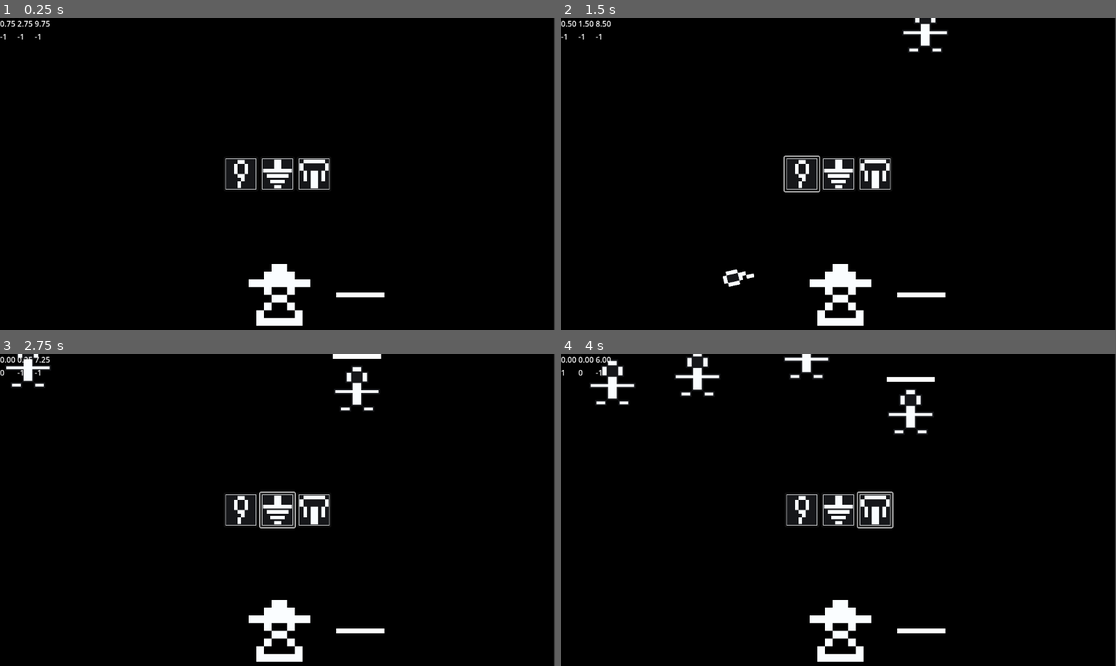
Above: before the commit, frames 1-4 (two rows, left to right).
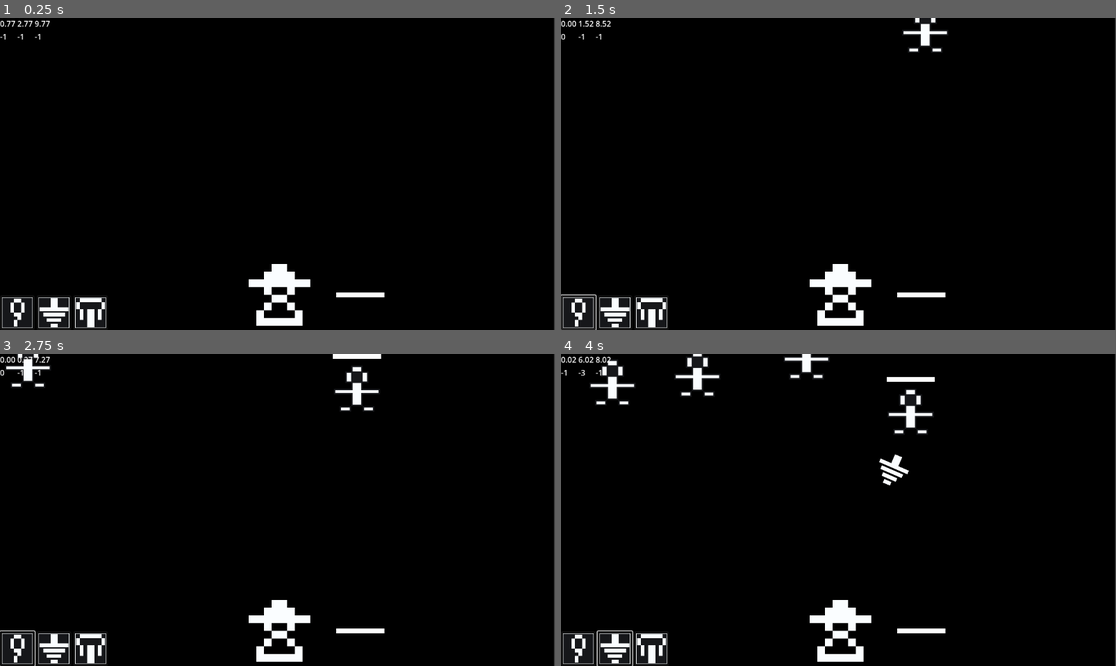
Above: after the commit, the same moments.

Repository: ThomasApplewhite/FIREBALL-Prototype
Game: Godot game, scene res://Source/Utils/dev_scene.tscn
Two runs of this game, one before a commit and one after it. Both use one fixed random seed, a clock stepped at 60 frames per second and the inputs below.
Inputs (mouse positions are in pixels of both pictures, inside the frame that each line leads up to):
- Up to frame 1 (0.25 s): no input
- Up to frame 2 (1.5 s): click (799, 174) at 0.52 s; click (577, 311) at 1.27 s
- Up to frame 3 (2.75 s): click (277, 510) at 2.02 s
- Up to frame 4 (4 s): click (616, 647) at 2.77 s; click (877, 510) at 3.52 s

The runs differ from the first frame. In frame 1, 3.4% of the frame differs, in the area x 0-60%, y 0-100%; in frame 2, 3.9%; in frame 3, 3.7%; in frame 4, 4.0%, in the area x 0-63%, y 0-100%.

Commit message:
SpellProvider refactor into multiple nodes

Diff:
--- a/Source/DebugUtils/spell_provider_cooldown_display.gd
+++ b/Source/DebugUtils/spell_provider_cooldown_display.gd
@@ -17,10 +17,10 @@
 	var time_remaining
 	var stacks
 	var time_left = spell_provider.cooldown_timer.get_time_left()
-	var time_max = spell_provider.cooldown_timer_max
+	var time_max = spell_provider.cooldown_timer.cooldown_timer_max
 
-	for i in spell_provider.spell_cooldowns.size():
-		var cooldown = spell_provider.spell_cooldowns[i]
+	for i in spell_provider.get_cooldowns().size():
+		var cooldown = spell_provider.get_cooldowns()[i]
 		var base_cooldown = spell_provider.spell_datas[i].spell_cooldown
 
 		if(cooldown < 0):
@@ -33,7 +33,7 @@
 		time_remaining = 0 if time_remaining <= 0 else time_remaining
 
 		cool_labels[i].text = "%.2f" % time_remaining
-		stack_labels[i].text = "%d" % spell_provider.get_spell_stacks(i)
+		stack_labels[i].text = "%d" % spell_provider.cooldown_timer.get_spell_stacks(i)
 
 
 func enable_debug_display(new_spell_provider):
@@ -43,7 +43,7 @@
 	display_enabled = true
 
 func generate_display_text():
-	var spell_count = spell_provider.spell_cooldowns.size()
+	var spell_count = spell_provider.cooldowns.size()
 	cool_labels.resize(spell_count)
 	stack_labels.resize(spell_count)
 	grid_container.columns = spell_count
--- /dev/null
+++ b/Source/SpellProvider/spell_button_grid_container.gd
@@ -0,0 +1,30 @@
+extends GridContainer
+
+var spell_buttons : Array[Button]
+
+# Called when the node enters the scene tree for the first time.
+func _ready():
+	pass # Replace with function body.
+
+
+# Called every frame. 'delta' is the elapsed time since the previous frame.
+func _process(delta):
+	pass
+
+# spell_datas is an array of spell data resources
+# spell_button_bind is a callable method handle.
+# That's the method that will be called when a spell button is pressed
+func init_buttons(spell_datas, spell_button_bind):
+	var spell_count = spell_datas.size()
+	columns = spell_count
+	# spell_cooldowns.resize(spell_datas.size())
+	# the fact that this loop naturally goes from 0 to bound-1 is WILD to me
+	for i in spell_count:
+		var new_button = Button.new()
+		new_button.set_custom_minimum_size(new_button.size)
+		new_button.icon = spell_datas[i].spell_icon
+		new_button.mouse_filter = Button.MOUSE_FILTER_STOP
+		# this is how you capture variables for signal arguments outside
+		# of defining the args for the signal itself
+		new_button.pressed.connect(spell_button_bind.bind(i))
+		add_child(new_button)
--- /dev/null
+++ b/Source/SpellProvider/spell_button_grid_container.tscn
@@ -0,0 +1,13 @@
+[gd_scene load_steps=2 format=3 uid="uid://5llp4orwvhsj"]
+
+[ext_resource type="Script" path="res://Source/SpellProvider/spell_button_grid_container.gd" id="1_j6b8e"]
+
+[node name="SpellButtonGridContainer" type="GridContainer"]
+anchors_preset = 2
+anchor_top = 1.0
+anchor_bottom = 1.0
+offset_top = -40.0
+offset_right = 40.0
+grow_vertical = 0
+mouse_filter = 2
+script = ExtResource("1_j6b8e")
--- /dev/null
+++ b/Source/SpellProvider/spell_cooldown_timer.gd
@@ -0,0 +1,56 @@
+extends Timer
+
+var base_cooldowns :Array [float]
+var cooldowns : Array[float]
+var cooldown_reductions : Array[float]
+
+# Timer max will be the starting point for timer loops
+# Timers will automatically loop if reduced below cooldown_min to avoid
+# undefined behavior with small timer wait times
+const cooldown_timer_max = 1000
+const reduced_cooldown_min = 5
+
+# Called when the node enters the scene tree for the first time.
+func _ready():
+	timeout.connect(_on_timer_timeout)
+
+
+func start_cooldown_timer():
+	start(cooldown_timer_max)
+
+
+func init_cooldowns(array_size : int, new_base : Array[float], new_reductions : Array[float]):
+	base_cooldowns = new_base
+	cooldown_reductions = new_reductions
+	cooldowns.resize(array_size)
+	for i in array_size:
+		cooldowns[i] = cooldown_timer_max - base_cooldowns[i]
+
+
+func get_spell_stacks(index : int) -> int:
+	return floor((cooldowns[index] - get_time_left()) / base_cooldowns[index])
+
+
+func reduce_all_spell_cooldowns(cooldown_reduction : float):
+	var new_time = get_time_left() - cooldown_reduction
+	if new_time > reduced_cooldown_min:
+		start(new_time)
+	else:
+		loop_spell_timer(new_time)
+
+
+func loop_spell_timer(timer_carryover : float):
+	var loop_time = cooldown_timer_max + timer_carryover
+	for i in cooldowns.size():
+		cooldowns[i] += loop_time
+	start(loop_time)
+
+
+func adjust_cooldowns_from_spell_cast(index : int):
+	# Subtracting the global reduction prevents from making themselves cooldown faster
+	cooldowns[index] -= base_cooldowns[index] - cooldown_reductions[index]
+	reduce_all_spell_cooldowns(cooldown_reductions[index])
+
+
+func _on_timer_timeout():
+	loop_spell_timer(0.0)
--- /dev/null
+++ b/Source/SpellProvider/spell_cooldown_timer.tscn
@@ -0,0 +1,6 @@
+[gd_scene load_steps=2 format=3 uid="uid://wr8iy48boafo"]
+
+[ext_resource type="Script" path="res://Source/SpellProvider/spell_cooldown_timer.gd" id="1_byamt"]
+
+[node name="SpellCooldownTimer" type="Timer"]
+script = ExtResource("1_byamt")
--- a/Source/SpellProvider/spell_provider.gd
+++ b/Source/SpellProvider/spell_provider.gd
@@ -8,93 +8,48 @@
 var debug_enable_cooldowns_display = false
 
 @onready
-var grid_container = $GridContainer
+var grid_container = $SpellButtonGridContainer
 @onready
-var cooldown_timer = $Timer
+var cooldown_timer = $SpellCooldownTimer
 
-const cooldown_timer_max = 1000
-const reduced_cooldown_min = 5
 
-var selected_spell_index : int
-var spell_cooldowns : Array[float]
 
-# Called when the node enters the scene tree for the first time.
+var spell_index : int
+var cooldowns : Array[float]:
+	get = get_cooldowns
+
+
 func _ready():
-	selected_spell_index = starting_spell_index
-	# timer starts before buttons are made so that timer.time_left is not 0
-	cooldown_timer.start(cooldown_timer_max)
-	init_buttons()
-
+	spell_index = starting_spell_index
+	grid_container.init_buttons(spell_datas, spell_button_pressed)
+	init_cooldown_timer()
+	cooldown_timer.start_cooldown_timer()
 	if debug_enable_cooldowns_display:
 		$SpellProviderCooldownDisplay.enable_debug_display(self)
 
-func init_buttons():
-	grid_container.columns = spell_datas.size()
-	spell_cooldowns.resize(spell_datas.size())
-	# the fact that this loop naturally goes from 0 to bound-1 is WILD to me
-	for i in spell_datas.size():
-		var new_button = Button.new()
-		new_button.set_custom_minimum_size(new_button.size)
-		new_button.icon = spell_datas[i].spell_icon
-		new_button.mouse_filter = Button.MOUSE_FILTER_STOP
-		# this is how you capture variables for signal arguments outside
-		# of defining the args for the signal itself
-		new_button.pressed.connect(spell_button_pressed.bind(i))
-		grid_container.add_child(new_button)
+func init_cooldown_timer():
+	var base : Array[float]
+	var reduce : Array[float]
+	var size = spell_datas.size()
+	base.resize(size)
+	reduce.resize(size)
+	for i in size:
+		base[i] = spell_datas[i].spell_cooldown
+		reduce[i] = spell_datas[i].global_cooldown_reduction
+	cooldown_timer.init_cooldowns(size, base, reduce)
 
-		spell_cooldowns[i] = get_initial_spell_cooldown_time(spell_datas[i].spell_cooldown)
+func get_cooldowns() -> Array[float]:
+	return cooldown_timer.cooldowns
+
+
+func cast_selected_spell() -> PackedScene:
+	if cooldown_timer.get_time_left() >= cooldowns[spell_index]:
+		return null
+
+	cooldown_timer.adjust_cooldowns_from_spell_cast(spell_index)
+	return spell_datas[spell_index].packed_spell
+
 
 func spell_button_pressed(index : int):
-	selected_spell_index = index
+	spell_index = index
 	print("Spell Select Button %d pressed" % index)
-
-func get_initial_spell_cooldown_time(base_cooldown : float) -> float:
-	return cooldown_timer.get_time_left() - base_cooldown
-
-func get_spell_cooldown_time(base_cooldown : float, current_cooldown : float) -> float:
-	return current_cooldown - base_cooldown
-
-func get_spell_stacks(spell_index : int) -> int:
-	var cooldown = spell_cooldowns[spell_index]
-	var time_left = cooldown_timer.get_time_left()
-	var base_cooldown = spell_datas[spell_index].spell_cooldown
-	return floor((cooldown - time_left) / base_cooldown)
-
-func reduce_all_spell_cooldowns(cooldown_reduction : float):
-	var new_time = cooldown_timer.get_time_left() - cooldown_reduction
-
-	if new_time > reduced_cooldown_min:
-		cooldown_timer.start(new_time)
-	else:
-		# force a timer loop
-		# this avoids restarting timers with a low wait time, which
-		# could cause strange behavior
-		loop_spell_timer(new_time)
-
-func loop_spell_timer(timer_carryover : float):
-	for i in spell_cooldowns.size():
-		spell_cooldowns[i]  += cooldown_timer_max + timer_carryover
-
-	cooldown_timer.start(cooldown_timer_max - timer_carryover)
-
-func cast_selected_spell() -> PackedScene:
-	if cooldown_timer.get_time_left() < spell_cooldowns[selected_spell_index]:
-		var base_cool = spell_datas[selected_spell_index].spell_cooldown
-		var cur_cool = spell_cooldowns[selected_spell_index]
-		var new_cooldown = get_spell_cooldown_time(base_cool, cur_cool)
-		var global_cool = spell_datas[selected_spell_index].global_cooldown_reduction
-
-		spell_cooldowns[selected_spell_index] = new_cooldown - global_cool
-		reduce_all_spell_cooldowns(global_cool)
-
-		return spell_datas[selected_spell_index].packed_spell
-
-	return null
-
-func print_spell_stack_math(spell_index):
-	var overflow = spell_cooldowns[spell_index] - cooldown_timer.get_time_left()
-	var base = spell_datas[spell_index].spell_cooldown
-	print("Stacks: %d, overflow: %.2f, base_cooldown: %.2f" % [get_spell_stacks(spell_index), overflow, base])
-
-func _on_timer_timeout():
-	loop_spell_timer(0.0)
--- a/Source/SpellProvider/spell_provider.tscn
+++ b/Source/SpellProvider/spell_provider.tscn
@@ -1,29 +1,24 @@
-[gd_scene load_steps=6 format=3 uid="uid://xo43g1fmqpao"]
+[gd_scene load_steps=8 format=3 uid="uid://xo43g1fmqpao"]
 
 [ext_resource type="Script" path="res://Source/SpellProvider/spell_provider.gd" id="1_ryj2y"]
 [ext_resource type="Resource" uid="uid://dedrdyxv5pma6" path="res://Assets/Spells/SpellData/stub_spell_data.tres" id="2_klqqq"]
 [ext_resource type="Resource" uid="uid://c1v47eymax6vh" path="res://Assets/Spells/SpellData/magic_top_spell_data.tres" id="3_p80l2"]
 [ext_resource type="Resource" uid="uid://c2jqoxy3lnyv7" path="res://Assets/Spells/SpellData/fireball_spell_data.tres" id="4_4gxc8"]
 [ext_resource type="PackedScene" uid="uid://csc6mddwb30s2" path="res://Source/DebugUtils/spell_provider_cooldown_display.tscn" id="5_350ia"]
+[ext_resource type="PackedScene" uid="uid://5llp4orwvhsj" path="res://Source/SpellProvider/spell_button_grid_container.tscn" id="6_2rhjt"]
+[ext_resource type="PackedScene" uid="uid://wr8iy48boafo" path="res://Source/SpellProvider/spell_cooldown_timer.tscn" id="7_2teav"]
 
 [node name="SpellProvider" type="Node"]
 script = ExtResource("1_ryj2y")
 spell_datas = Array[Resource("res://Source/Utils/spell_data.gd")]([ExtResource("2_klqqq"), ExtResource("3_p80l2"), ExtResource("4_4gxc8")])
 debug_enable_cooldowns_display = true
 
-[node name="GridContainer" type="GridContainer" parent="."]
-anchors_preset = 8
-anchor_left = 0.5
-anchor_top = 0.5
-anchor_right = 0.5
-anchor_bottom = 0.5
-grow_horizontal = 2
-grow_vertical = 2
-size_flags_horizontal = 3
-mouse_filter = 2
-
 [node name="Timer" type="Timer" parent="."]
 
 [node name="SpellProviderCooldownDisplay" parent="." instance=ExtResource("5_350ia")]
 
+[node name="SpellButtonGridContainer" parent="." instance=ExtResource("6_2rhjt")]
+
+[node name="SpellCooldownTimer" parent="." instance=ExtResource("7_2teav")]
+
 [connection signal="timeout" from="Timer" to="." method="_on_timer_timeout"]
Not shown, changed: Docs/Home/DevelopmentDocs/NiceToHaves/PolishPassOctober2023.txt
